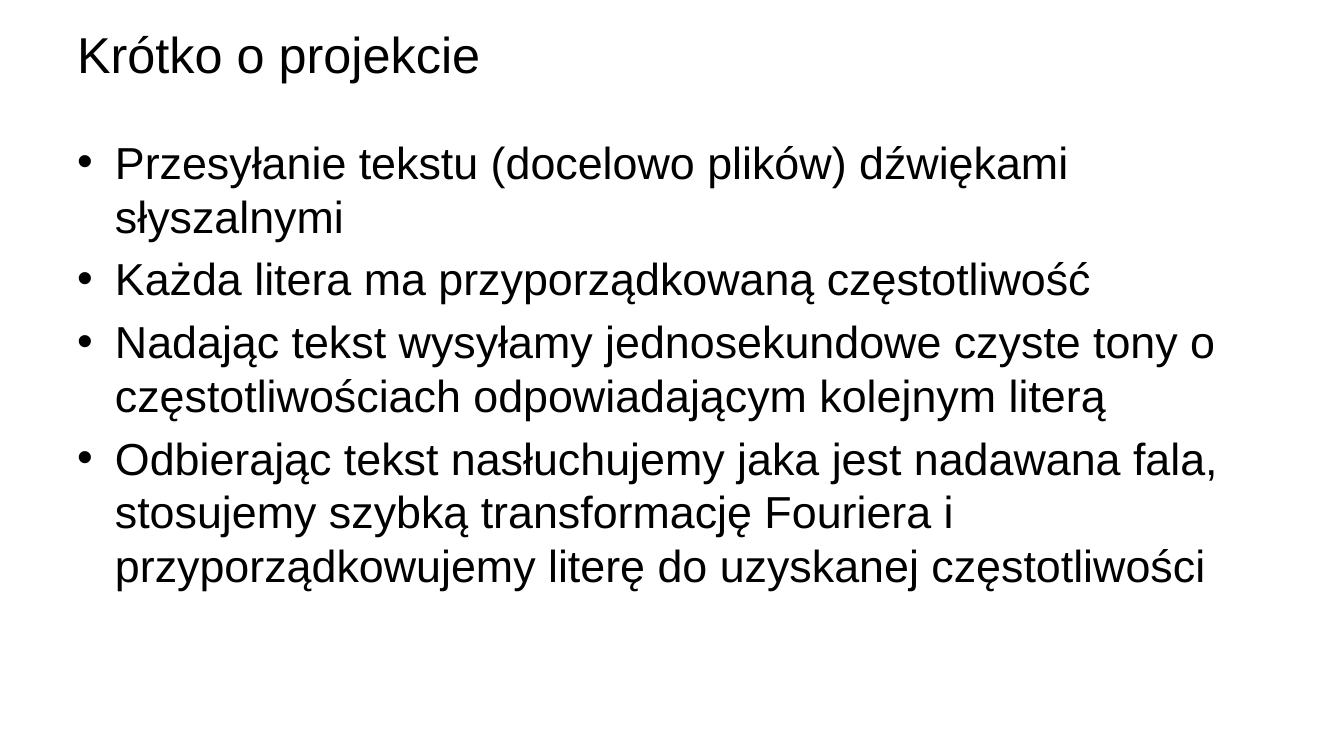
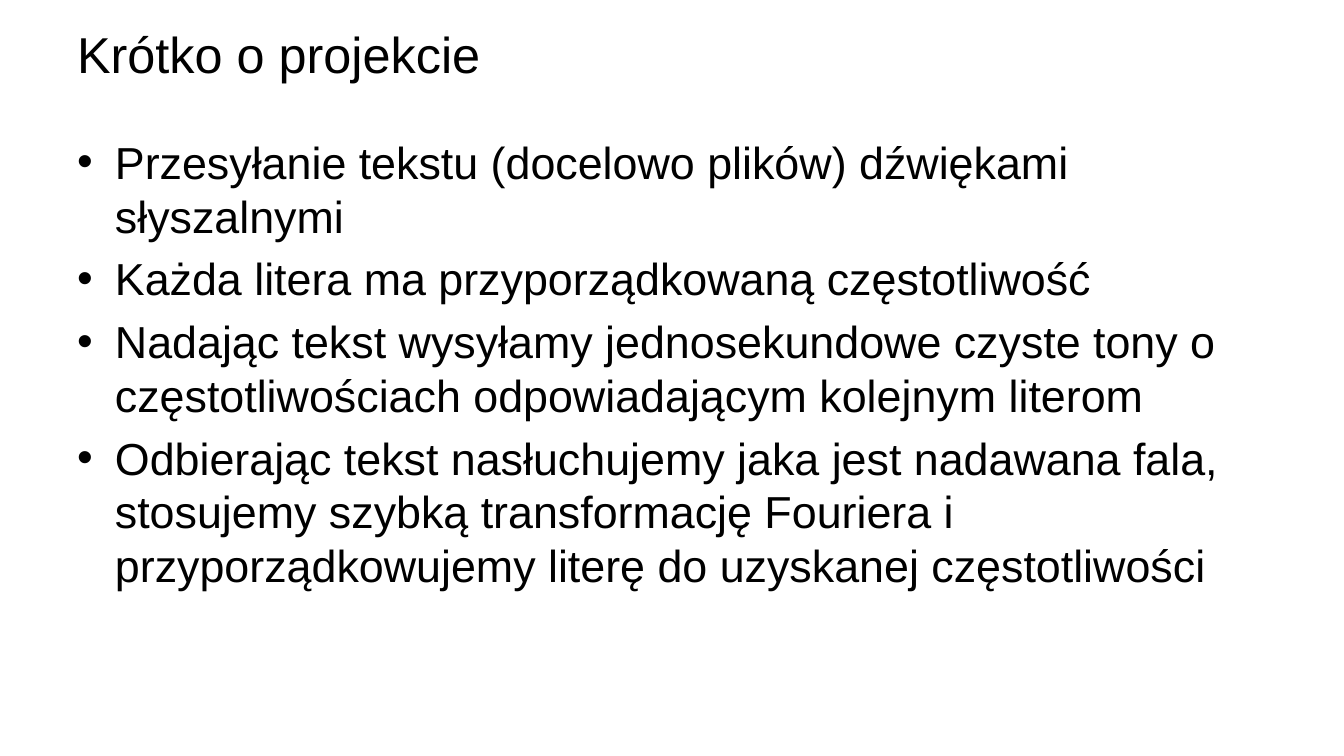
Before and after one commit to swtwsk/IO-Fouriers, a slide deck: slide 2 of private/Fourier.pptx. Drawn at 1344x756 pixels with LibreOffice and Linux fonts; fonts in the diff are those of the drawing; background and template pictures are left out. Boxes give left, top, right and bottom in pixels: in the first picture for what was removed or moved away, otherwise in the second. Text is boxed around its words. In the diff, an @@ line names an element or a change of style, - is before the commit and + after.

```diff
--- a/private/Fourier.pptx
+++ b/private/Fourier.pptx
@@ text at (115, 325, 1215, 421): text changed @@
-• Nadając tekst wysyłamy jednosekundowe czyste tony o częstotliwościach odpowiadającym kolejnym literą
+• Nadając tekst wysyłamy jednosekundowe czyste tony o częstotliwościach odpowiadającym kolejnym literom
```
Also in this commit, not shown: 1 other slide changed, 1 other file.
